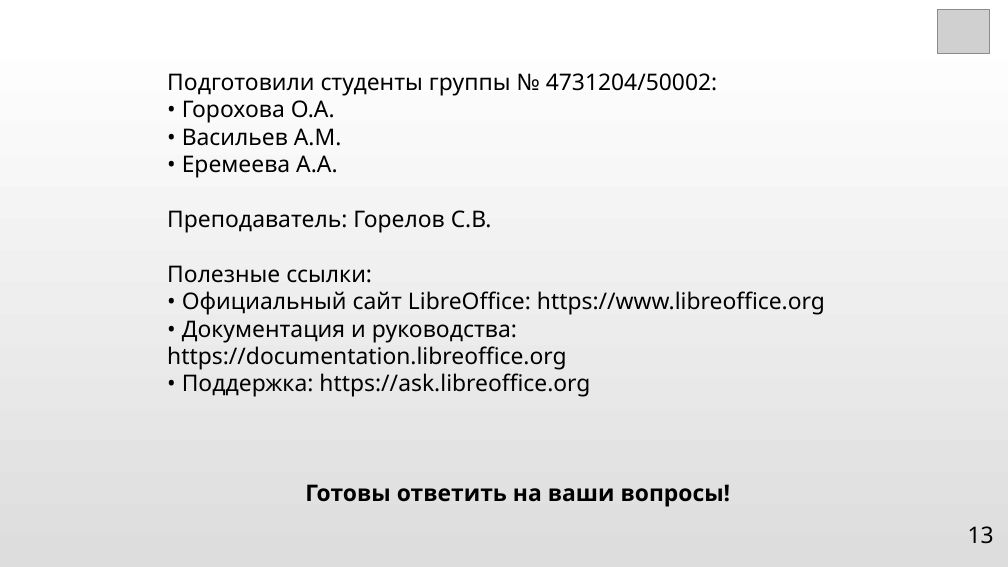
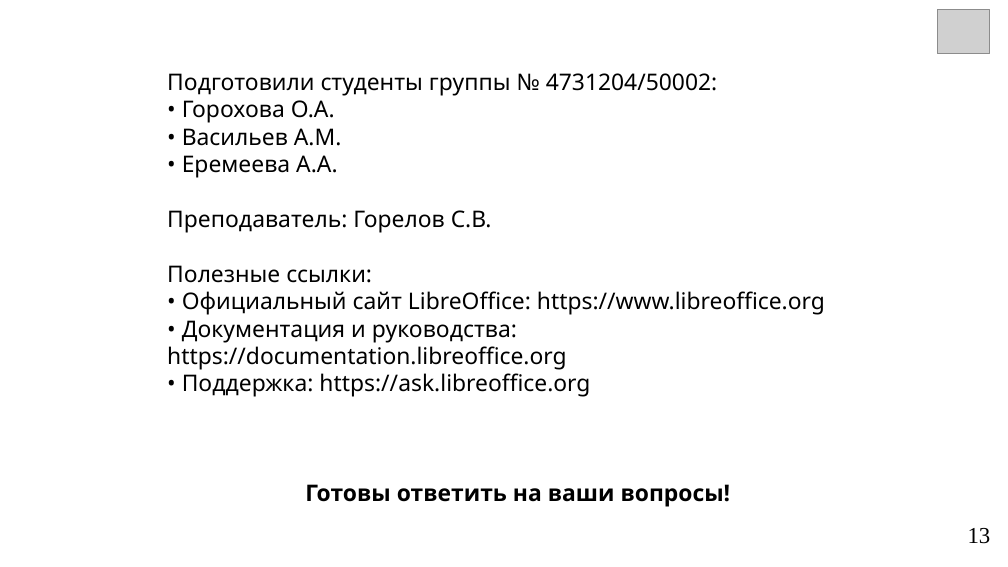
Before and after one commit to OksiGoroshek/digital-fundamentals, a slide deck: slide 13 of Documents/LibreOffice_review.odp. Drawn at 1008x567 pixels with LibreOffice and Linux fonts; fonts in the diff are those of the drawing; grey boxes stand for pictures. Boxes give left, top, right and bottom in pixels: in the first picture for what was removed or moved away, otherwise in the second. Text is boxed around its words. In the diff, an @@ line names an element or a change of style, - is before the commit and + after.

```diff
--- a/Documents/LibreOffice_review.odp
+++ b/Documents/LibreOffice_review.odp
@@ background gradient #FFFFFF to #DDDDDD to #FFFFFF @@
@@ page number at bbox=[968, 528, 991, 544]: font Noto Sans to Times New Roman @@
```
Also in this commit, not shown: 11 other slides changed, 1 other file.
